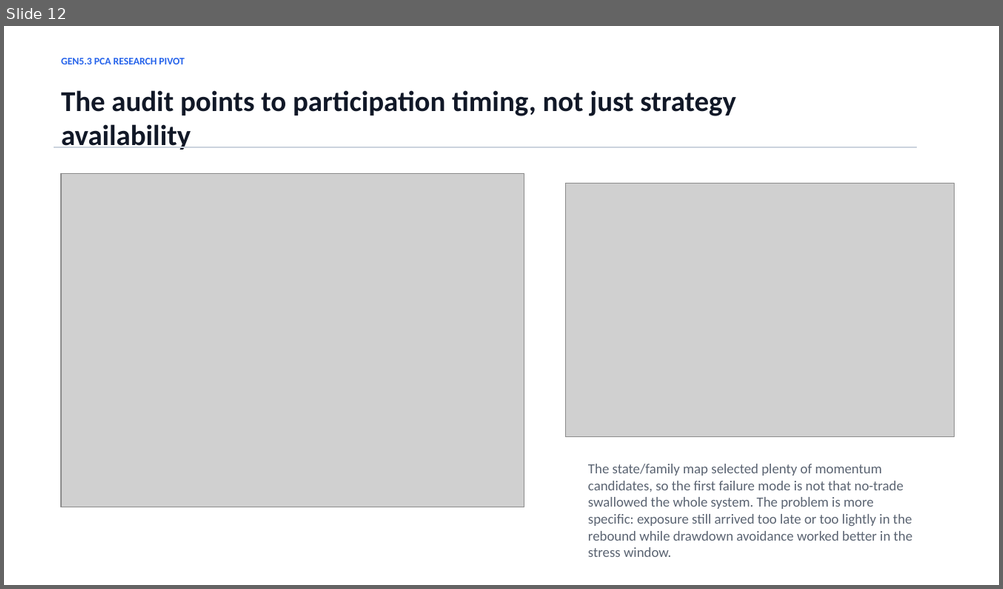
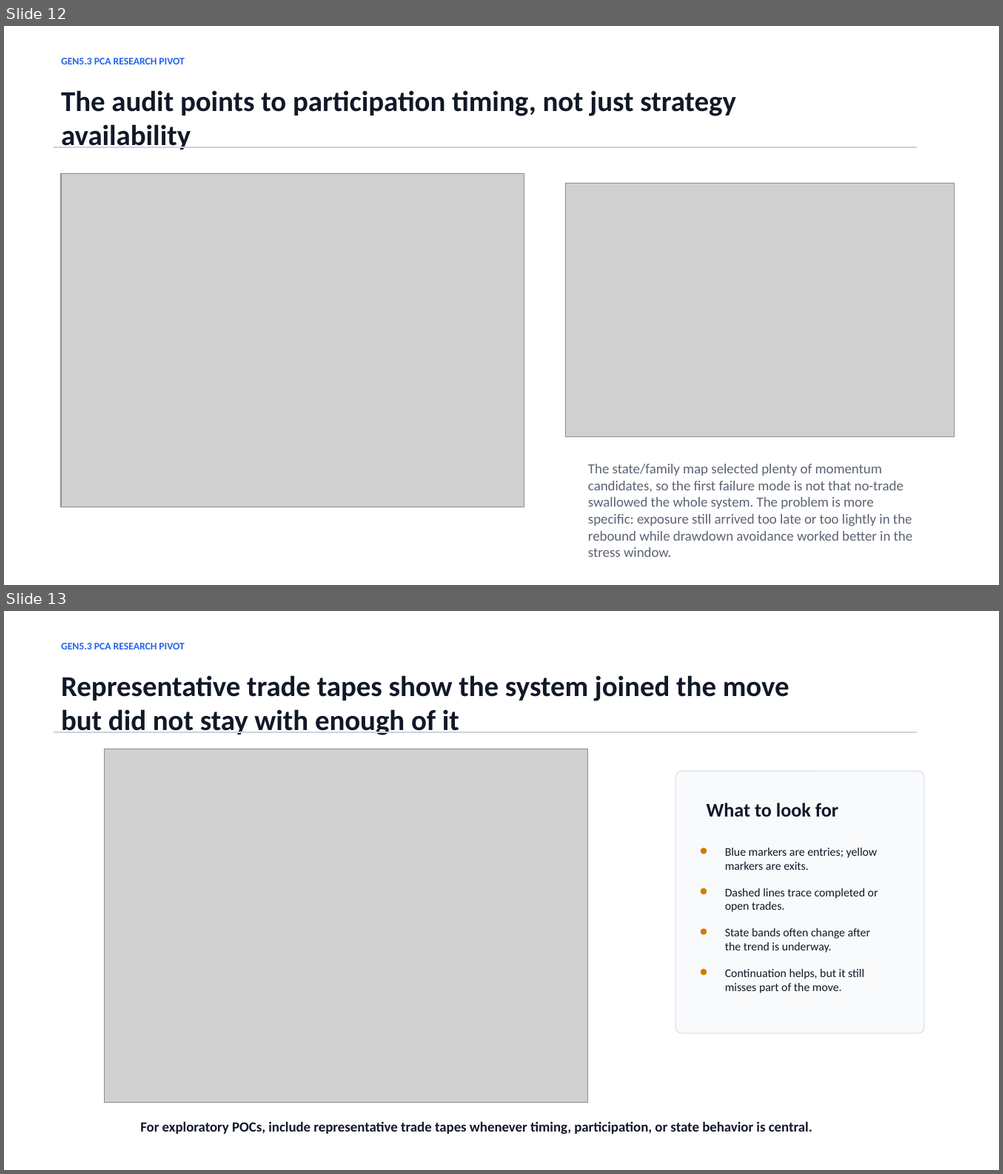
Before and after one commit to Francisc0Franc0/Time-Series-Modeling-Gen5, a slide deck: presentations/gen5_3_bull_momentum_specialist_plan.pptx. Shown one above the other, each under a label of ours: slide 12 before the commit, slides 12 and 13 after it. The pictures are 1003x589 and 1003x1174 pixels, drawn with LibreOffice and Linux fonts; fonts in the diff are those of the drawing; grey boxes stand for pictures. Boxes give left, top, right and bottom in pixels: in the first picture for what was removed or moved away, otherwise in the second. Text is boxed around its words. In the diff, an @@ line names an element or a change of style, - is before the commit and + after.

```diff
--- a/presentations/gen5_3_bull_momentum_specialist_plan.pptx
+++ b/presentations/gen5_3_bull_momentum_specialist_plan.pptx
@@ slide 13 added at (x1=4, y1=611, x2=999, y2=1170), background #FFFFFF @@
@@ text added at (x1=61, y1=643, x2=184, y2=649), 9.8 pt, text #2563EB, bold @@
+GEN5.3 PCA RESEARCH PIVOT
@@ text added at (x1=61, y1=675, x2=789, y2=735), 27.8 pt, text #111827, bold @@
+Representative trade tapes show the system joined the move but did not stay with enough of it
@@ rectangle added at (x1=54, y1=732, x2=916, y2=732), fill #CBD3DD, outline #CBD3DD 0 pt @@
@@ picture added at (x1=104, y1=749, x2=588, y2=1102) @@
@@ rounded rectangle added at (x1=675, y1=772, x2=924, y2=1034), fill #F8FAFC, outline #D7DEE8 0.75 pt @@
@@ text added at (x1=706, y1=803, x2=838, y2=817), 18.8 pt, text #111827, bold @@
+What to look for
@@ ellipse added at (x1=700, y1=849, x2=706, y2=854), fill #D97706 @@
@@ text added at (x1=725, y1=848, x2=877, y2=870), 11.2 pt, text #111827 @@
+Blue markers are entries; yellow markers are exits.
@@ ellipse added at (x1=700, y1=889, x2=706, y2=894), fill #D97706 @@
@@ text added at (x1=725, y1=889, x2=878, y2=912), 11.2 pt, text #111827 @@
+Dashed lines trace completed or open trades.
@@ ellipse added at (x1=700, y1=929, x2=706, y2=935), fill #D97706 @@
@@ text added at (x1=725, y1=928, x2=870, y2=953), 11.2 pt, text #111827 @@
+State bands often change after the trend is underway.
@@ ellipse added at (x1=700, y1=969, x2=706, y2=975), fill #D97706 @@
@@ text added at (x1=725, y1=969, x2=864, y2=994), 11.2 pt, text #111827 @@
+Continuation helps, but it still misses part of the move.
@@ text added at (x1=140, y1=1122, x2=812, y2=1135), 13.5 pt, text #111827, bold @@
+For exploratory POCs, include representative trade tapes whenever timing, participation, or state behavior is central.
```
Also in this commit, not shown: 3 other files.
